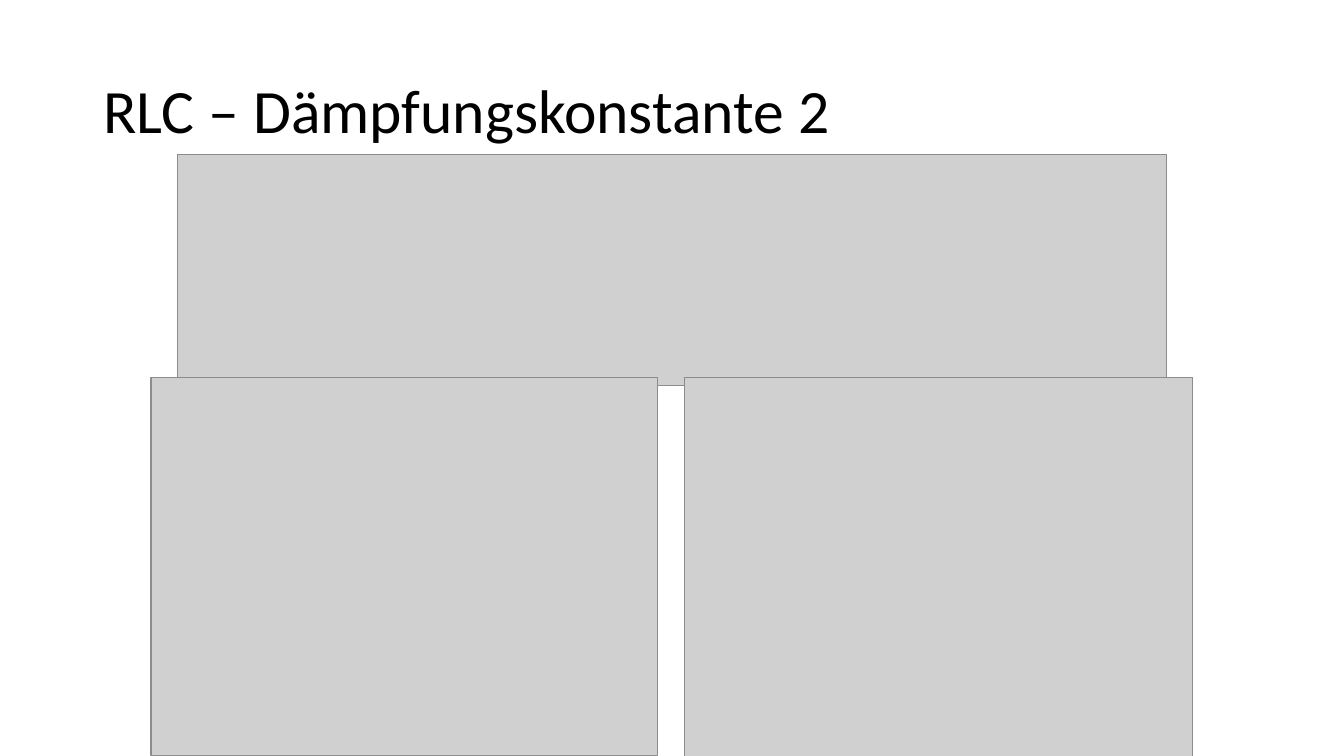
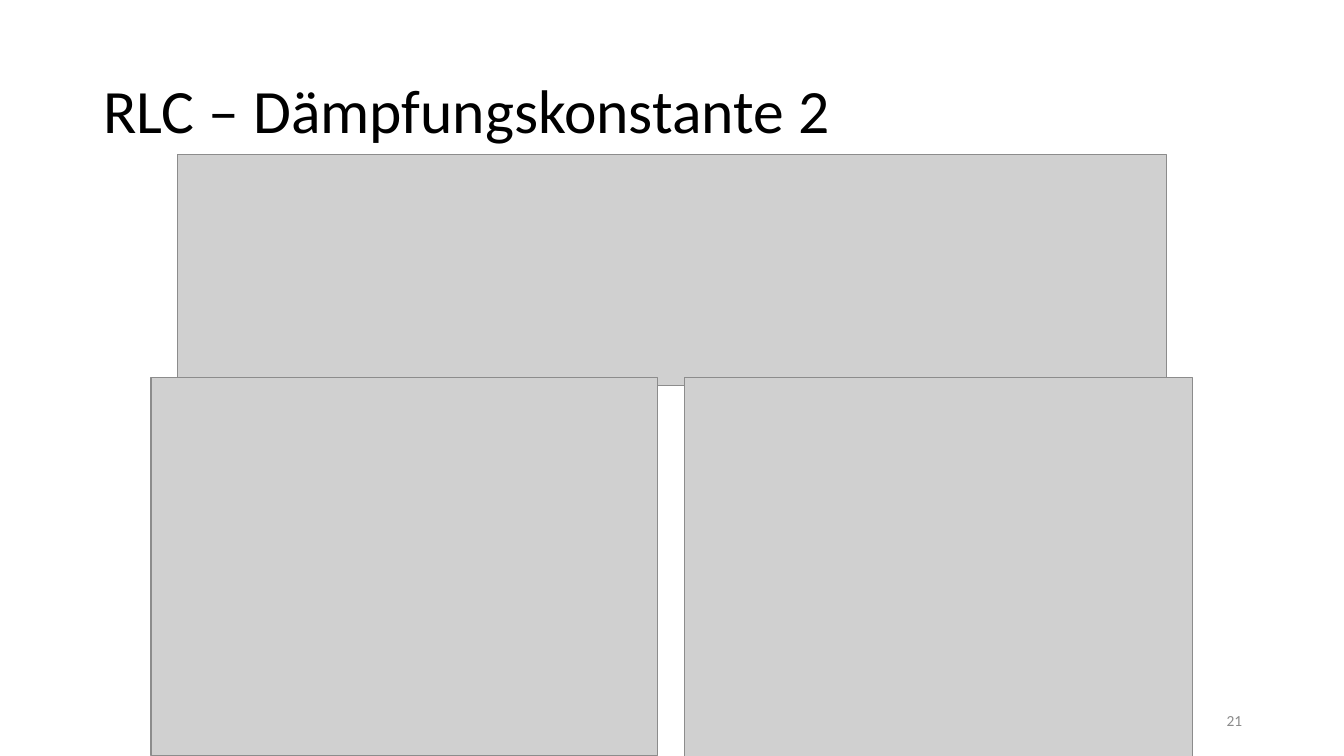
Before and after one commit to thewhitecat/grundpraktikum1, a slide deck: slide 21 of Elektronik/Elektronik.pptx (slide 22 before the commit). Drawn at 1344x756 pixels with LibreOffice and Linux fonts; fonts in the diff are those of the drawing; grey boxes stand for pictures. Boxes give left, top, right and bottom in pixels: in the first picture for what was removed or moved away, otherwise in the second. Text is boxed around its words. In the diff, an @@ line names an element or a change of style, - is before the commit and + after.

```diff
--- a/Elektronik/Elektronik.pptx
+++ b/Elektronik/Elektronik.pptx
@@ page number added at <box>1227,716,1243,726</box>, 11 pt, text #8C8C8C @@
+21
```
Also in this commit, not shown: 14 other slides changed, 1 slide removed.
